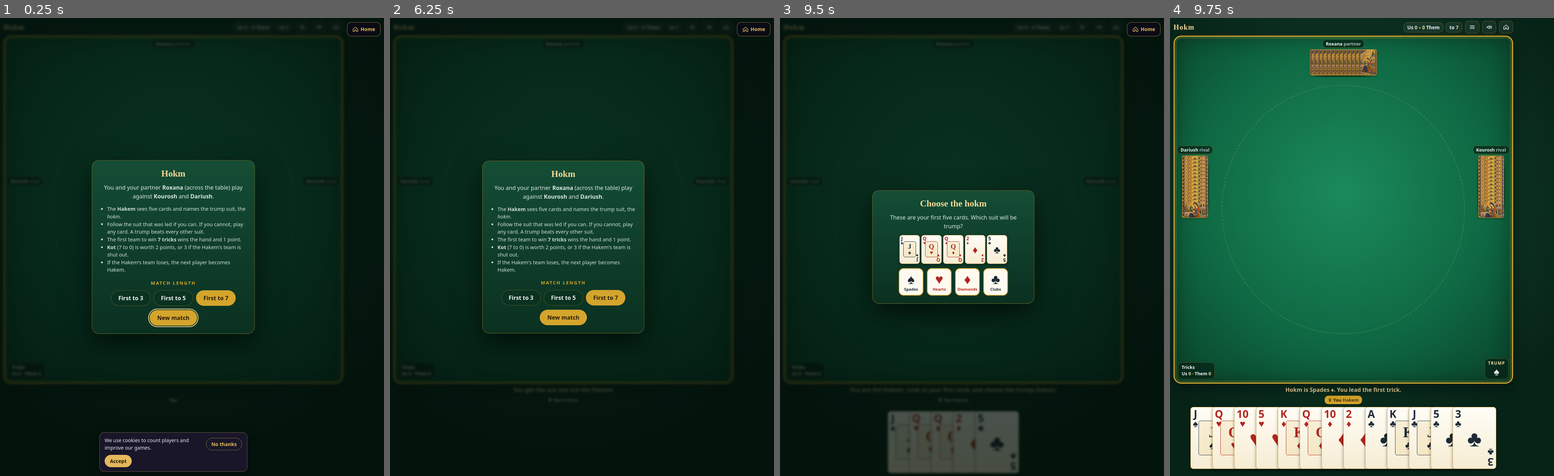
Above: before the commit, frames 1-4 (left to right).
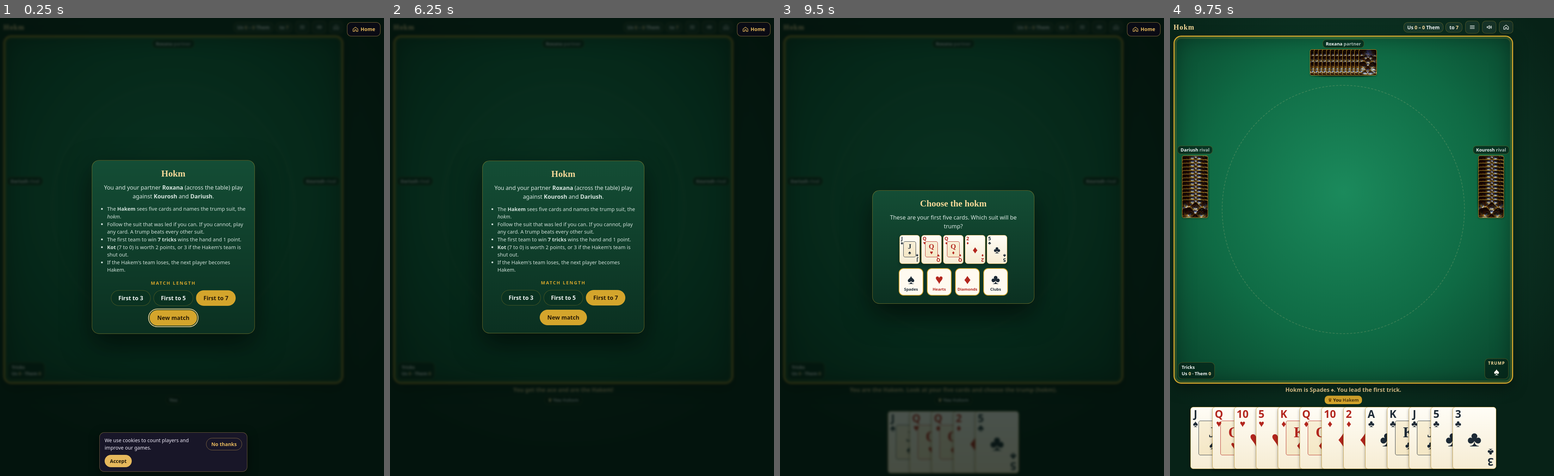
Above: after the commit, the same moments.

Repository: SEKEKAMA1/afsoongames
Game: browser game, page hokm/index.html
Two runs of this game, one before a commit and one after it. Both use one fixed random seed, a clock stepped at 60 frames per second and the inputs below.
Inputs (mouse positions are in pixels of both pictures, inside the frame that each line leads up to):
- Up to frame 1 (0.25 s): no input
- Up to frame 2 (6.25 s): click "If the Hakem's team loses, th…" at 0.27 s; click (693, 27) at 1.07 s; click "First to 3" at 1.27 s; click (689, 27) at 1.67 s; click (562, 187) at 1.87 s; click (693, 27) at 2.27 s; click (562, 283) at 2.47 s; click (693, 27) at 2.87 s; click "First to 7" at 3.07 s; click (689, 27) at 3.47 s; click (566, 214) at 3.67 s; click (693, 27) at 4.07 s; click "New match" at 4.27 s; click (693, 27) at 4.67 s; click "No thanks" at 4.87 s; click (689, 27) at 5.27 s; click (562, 173) at 5.47 s; click (693, 27) at 5.87 s; click (589, 196) at 6.07 s
- Up to frame 3 (9.5 s): click (1083, 22) at 6.47 s; click (975, 251) at 6.67 s; click (1083, 27) at 7.07 s; click (952, 205) at 7.27 s; click (1079, 27) at 7.67 s; click (998, 251) at 7.87 s; click (1083, 27) at 8.27 s; click (952, 251) at 8.47 s; click (1083, 27) at 8.87 s; click (952, 224) at 9.07 s; click (1079, 27) at 9.47 s
- Up to frame 4 (9.75 s): click "♠︎ Spades" at 9.67 s

Frames 1-3 are identical in both runs. In frame 4, 2.5% of the frame differs, in the area x 3-87%, y 6-44%.

Commit message:
Hokm: new card back from the user's mirror-mosaic photo
Co-Authored-By: Claude Opus 5.5 <noreply@anthropic.com>
Claude-Session: https://claude.ai/code/session_01Es8JNsUxqYvQqkBMVgjRqA

Diff:
--- a/hokm/index.html
+++ b/hokm/index.html
@@ -41,7 +41,7 @@
 .tag.turn{background:var(--gold);color:#2a1c06}
 .tag .crown{color:var(--gold-2)}.tag.turn .crown{color:#7a4b00}
 .backs{position:relative;height:var(--sh);display:flex}
-.backs .bk{width:var(--sw);height:var(--sh);border-radius:5px;background:#3a2a10 url(/img/card-back.webp) center/cover;border:1.5px solid #d4a52c;box-shadow:0 2px 4px rgba(0,0,0,.35)}
+.backs .bk{width:var(--sw);height:var(--sh);border-radius:5px;background:#3a2a10 url(/img/card-back-hokm.webp) center/cover;border:1.5px solid #d4a52c;box-shadow:0 2px 4px rgba(0,0,0,.35)}
 .backs .bk+.bk{margin-left:calc(var(--sw)*-.78)}
 .seat.w .backs,.seat.e .backs{flex-direction:column;height:auto;width:var(--sh)}
 .seat.w .bk,.seat.e .bk{width:var(--sh);height:var(--sw)}
Binary file added: img/card-back-hokm.webp
